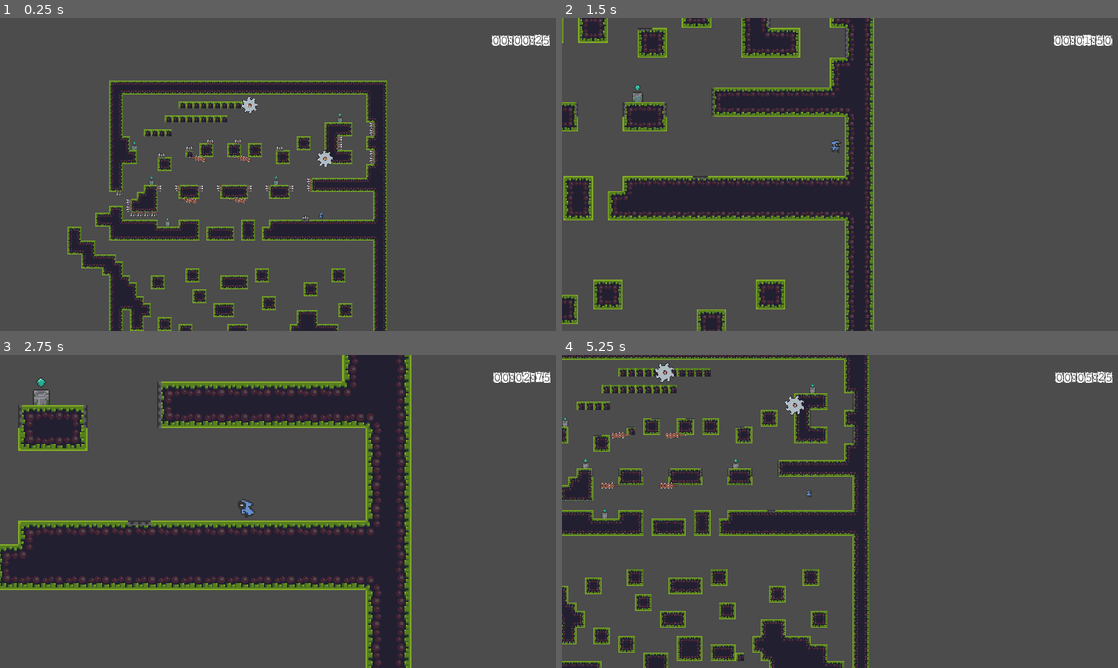
Above: before the commit, frames 1-4 (two rows, left to right).
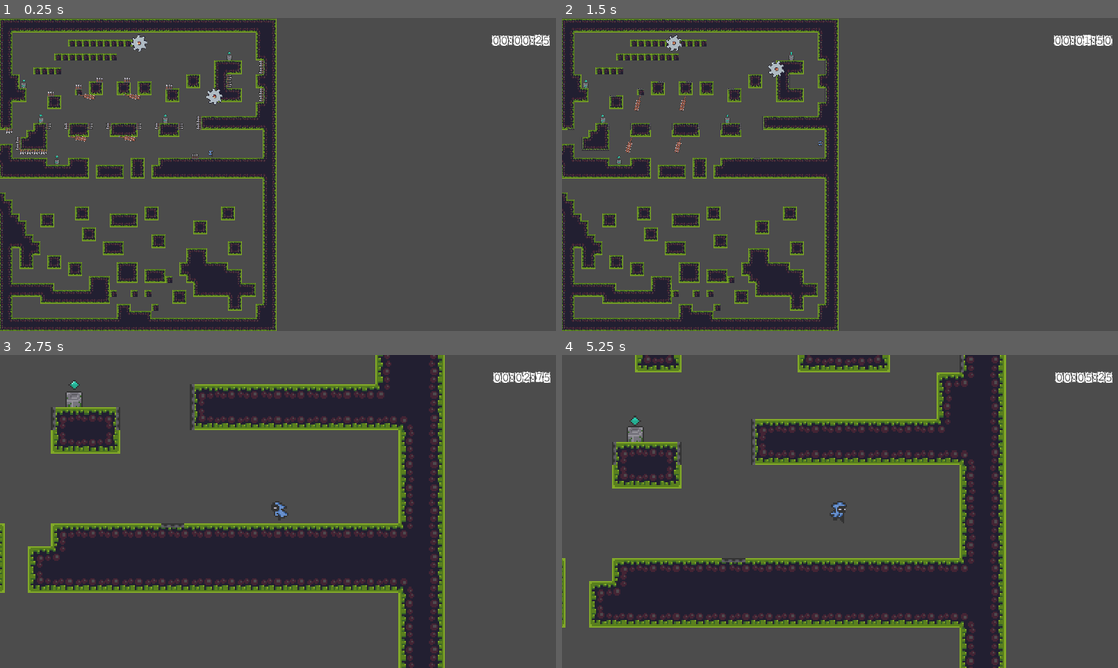
Above: after the commit, the same moments.

Repository: Mike149x/2DGameDraft
Game: Godot game, scene res://Scenes/Level1.tscn
The game is run twice, just before and just after one commit, with the same random seed, the same clock (stepped at 60 frames per second) and the same inputs.
Inputs:
- Up to frame 1 (0.25 s): no input
- Up to frame 2 (1.5 s): hold D (right) from 0.53 s (still down); tap Z (zoom) at 0.6, 1.35 s; tap Space (jump) at 0.77 s
- Up to frame 3 (2.75 s): tap Space (jump) at 1.52 s; release D (right) at 2.03 s; hold A (left) from 2.03 s (still down); tap Z (zoom) at 2.1 s
- Up to frame 4 (5.25 s): release A (left) at 2.78 s; hold D (right) 2.78-4.28 s; tap Z (zoom) every 0.75 s from 2.85 to 5.1 s; tap Space (jump) at 3.02, 3.77, 4.52 s; hold A (left) 4.28-5.03 s; hold D (right) from 5.03 s (still down)

The runs differ from the first frame. In frame 1, 31% of the frame differs, in the area x 0-70%, y 0-100%; in frame 2, 33%; in frame 3, 25%; in frame 4, 43%, in the area x 0-80%, y 0-100%.

Commit message:
Camera adjustment

Diff:
--- a/2DGameDraft/Scenes/InGameCamera2D.gd
+++ b/2DGameDraft/Scenes/InGameCamera2D.gd
@@ -6,6 +6,10 @@
 
 func _ready():
 	center = get_viewport_rect().size/2
+	target = owner.get_node("PlayerCharacter")
+	# ADD THESE FOR INSTANT ZOOM
+	position = target.global_position
+	zoom = Vector2(0.3,0.3)
 
 func _process(delta):
 	if Input.is_action_just_pressed("zoom"):  #when z is pressed
@@ -18,8 +22,13 @@
 
 #checking every frame whether zoomed or unzoomed
 	if zoomed:
-		zoom = zoom.move_toward(Vector2(0.3,0.3), 0.03)
-		position = position.move_toward(target.global_position, 80)   #global_position gives us the perfect coordinates of the node
+#		zoom = zoom.move_toward(Vector2(0.3,0.3), 0.03)
+#		position = position.move_toward(target.global_position, 80)   #global_position gives us the perfect coordinates of the node
+		position = target.global_position
+		zoom = Vector2(0.3,0.3)
+
 	else:
-		zoom = zoom.move_toward(Vector2(1,1), 0.03)
-		position = position.move_toward(center, 80)
+#		zoom = zoom.move_toward(Vector2(1,1), 0.03)
+#		position = position.move_toward(center, 80)
+		position = center
+		zoom = Vector2(1,1)
--- a/2DGameDraft/Scenes/Level1.tscn
+++ b/2DGameDraft/Scenes/Level1.tscn
@@ -300,7 +300,6 @@
 
 [node name="Camera2D" type="Camera2D" parent="."]
 current = true
-smoothing_enabled = true
 script = ExtResource( 3 )
 
 [node name="PlayerCharacter" parent="." instance=ExtResource( 2 )]
--- a/2DGameDraft/project.godot
+++ b/2DGameDraft/project.godot
@@ -26,6 +26,10 @@
 window/size/test_height=720
 window/stretch/mode="2d"
 window/stretch/aspect="keep"
+
+[global]
+
+scale=false
 
 [importer_defaults]
 
